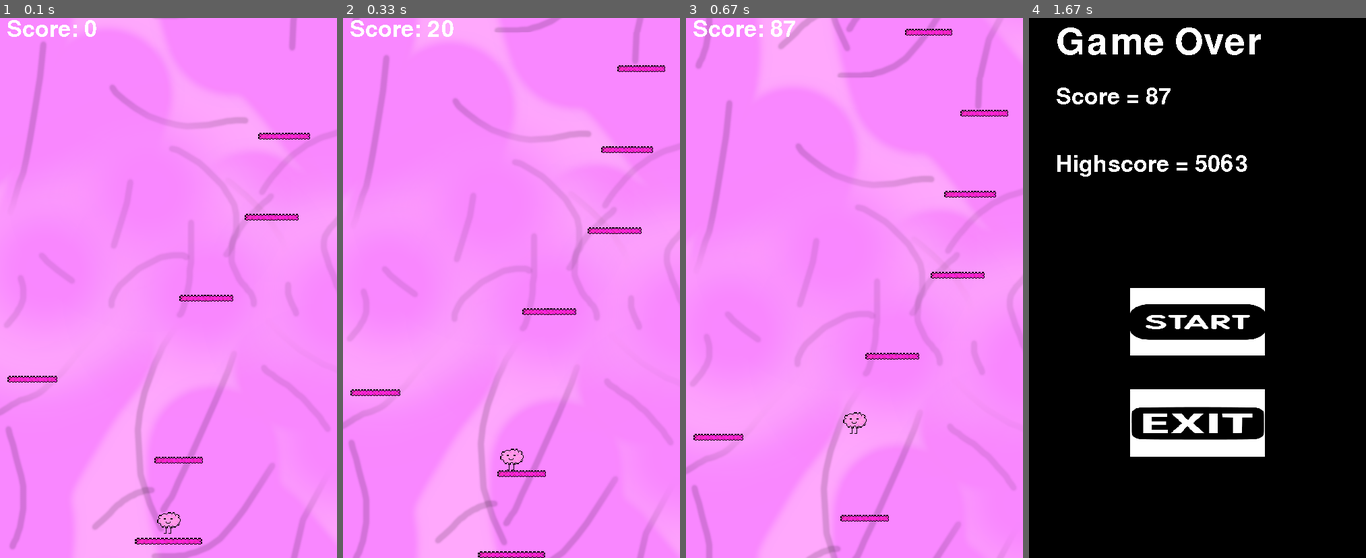
Above: before the commit, frames 1-4 (left to right).
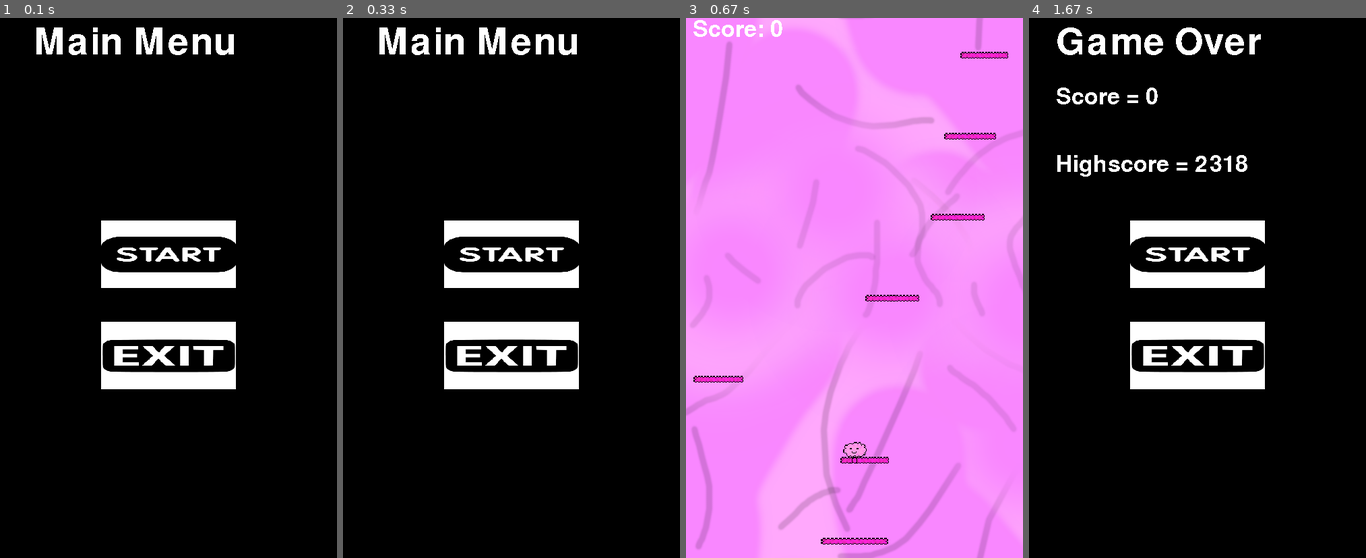
Above: after the commit, the same moments.

Repository: rico-0989903/WP1-BrainmanJump
Game: pygame game, started from game.py
Same seed, same stepped clock (60 frames per second), same inputs: the game is played once before the commit and once after it.
Inputs (mouse positions are in pixels of both pictures, inside the frame that each line leads up to):
- Up to frame 1 (0.1 s): no input
- Up to frame 2 (0.33 s): no input
- Up to frame 3 (0.67 s): press the mouse at (854, 255) at 0.37 s; move the mouse to (891, 266) at 0.47 s; release the mouse at (932, 277) at 0.6 s
- Up to frame 4 (1.67 s): hold D 0.67-1.13 s; move the mouse to (1184, 142) at 0.7 s; press the mouse at (1197, 255) at 1.2 s; move the mouse to (1157, 217) at 1.3 s; release the mouse at (1116, 180) at 1.43 s

The runs differ from the first frame. In frame 1, 100% of the frame differs, in the area x 0-100%, y 0-100%; in frame 2, 99%; in frame 3, 18%; in frame 4, 12%.

Commit message:
Game state instead of file changing

Diff:
--- a/deathscreen.py
+++ /dev/null
@@ -1,126 +0,0 @@
-import os
-
-import pygame
-
-pygame.init()
-pygame.font.init()
-# variables
-FPS = 60
-SCREEN_WIDTH = 500
-SCREEN_HEIGT = 800
-clock = pygame.time.Clock()
-MAX_PLATFORMS = 10
-score = 0
-highscore = 0
-# screen setup
-screen = pygame.display.set_mode((SCREEN_WIDTH, SCREEN_HEIGT))
-pygame.display.set_caption('BrainJump Menu')
-
-# Images in map
-start_img = pygame.image.load('images/start.png').convert_alpha()
-exit_img = pygame.image.load('images/exit.png').convert_alpha()
-credits_img = pygame.image.load('images/credits.png').convert_alpha()
-
-#button class
-class Button():
-    def __init__(self, x, y, image, scale):
-        #images Height and width info
-        #self.image = image
-        self.scale = (200, 100)
-        self.image = pygame.transform.scale(image, self.scale)
-
-        width = self.image.get_width()
-        height = self.image.get_width()
-
-        # Image size
-        #s
-
-       # Images rectangle
-
-        self.rect = self.image.get_rect()
-        self.rect.topleft = (x,y)
-        self.clicked = False
-# Buttoon on screen
-    def draw(self):
-        action = False
-        #cursor position on screen
-        pos = pygame.mouse.get_pos()
-
-        #Cursor coordinates
-        #print(pos)
-
-        #Mouse click Leftbutton:[0]
-        mouse_buttons = pygame.mouse.get_pressed()
-
-        if self.rect.collidepoint(pos):
-            if mouse_buttons[0] and self.clicked == False:
-                print("clicked")
-                self.clicked = True
-                action = True
-
-
-
-        #draw buttons on screen
-        screen.blit(self.image, (self.rect.x, self.rect.y))
-
-        return action
-
-start_button = Button(SCREEN_WIDTH// 2 - 100, 400, start_img, (200, 100))
-exit_button = Button(SCREEN_WIDTH// 2 - 100, 550, exit_img, (200, 100))
-
-scorefile = open("scores.txt", 'r')
-strscore = scorefile.read()
-score = int(strscore)
-
-highscorefile = open("highscore.txt", 'r')
-strhighscore = highscorefile.read()
-print(strhighscore)
-highscore = int(strhighscore)
-highscorefile.close()
-
-
-if score > highscore:
-    highscore = score
-    print(highscore)
-    highscorefile = open("highscore.txt", 'w')
-    highscorefile.write(str(highscore))
-    highscorefile.close()
-
-font = pygame.font.SysFont('Comic Sans', 80)
-scorefont = pygame.font.SysFont('Comic Sans', 50)
-text = font.render('Game Over', False, (255, 255, 255))
-scoretext = scorefont.render(f'Score = {score}', False, (255, 255, 255))
-highscoretext = scorefont.render(f'Highscore = {highscore}', False, (255, 255, 255))
-
-
-print(score)
-
-run = True
-os.system('taskkill /F /FI "WINDOWTITLE eq BrainJump" ')
-while run:
-
-    screen.fill((0,0,0))
-    screen.blit(text, (40, 10))
-    screen.blit(scoretext, (40, 100))
-    screen.blit(highscoretext, (40, 200))
-    start_button.draw()
-    exit_button.draw()
-
-
-
-
-
-    for event in pygame.event.get():
-
-        if event.type == pygame.QUIT:
-            run = False
-
-        if start_button.draw() == True:
-            os.system('python game.py')
-            run = False
-        if exit_button.draw() == True:
-            run = False
-
-    pygame.display.update()
-
-pygame.quit()
--- a/game.py
+++ b/game.py
@@ -11,16 +11,19 @@
 SCREEN_HEIGT = 800
 clock = pygame.time.Clock()
 MAX_PLATFORMS = 10
+MAIN_MENU = True
+GAME_OVER = False
 
 # Game variables
 SPEED = 12
 PLATFORM_SPACING = 120
-SCROLL = SCREEN_HEIGT - PLATFORM_SPACING
+SCROLL = SCREEN_HEIGT - 200
 GRAVITY = 0.25
 JUMP_STRENGTH = 2.4
 scrolled_dist = 0
 background_scroll = 0
 
+
 # screen setup
 screen = pygame.display.set_mode((SCREEN_WIDTH, SCREEN_HEIGT))
 pygame.display.set_caption('BrainJump')
@@ -29,10 +32,89 @@
 background_image = pygame.image.load('Assets/BG.png').convert_alpha()
 platform_image = pygame.image.load('Assets/Platforms.png').convert_alpha()
 brainman_sprite = pygame.image.load('Assets/BrainMan.png').convert_alpha()
+start_img = pygame.image.load('images/start.png').convert_alpha()
+exit_img = pygame.image.load('images/exit.png').convert_alpha()
 
 # Colors
 WHITE = (255, 255, 255)
 BLACK = (0, 0, 0)
+
+#MAIN MENU
+#button class
+class Buttondeath():
+    def __init__(self, x, y, image, scale):
+        #images Height and width info
+        #self.image = image
+        self.scale = (200, 100)
+        self.image = pygame.transform.scale(image, self.scale)
+        width = self.image.get_width()
+        height = self.image.get_width()
+        self.rect = self.image.get_rect()
+        self.rect.topleft = (x,y)
+        self.clicked = False
+# Buttoon on screen
+    def draw(self):
+        action = False
+        #cursor position on screen
+        pos = pygame.mouse.get_pos()
+        #Mouse click Leftbutton:[0]
+        mouse_buttons = pygame.mouse.get_pressed()
+
+        if self.rect.collidepoint(pos):
+            if mouse_buttons[0] and self.clicked == False:
+                print("clicked")
+                self.clicked = True
+                action = True
+        #draw buttons on screen
+        screen.blit(self.image, (self.rect.x, self.rect.y))
+
+        return action
+
+#buttons
+deathstart_button = Buttondeath(SCREEN_WIDTH// 2 - 100, 300, start_img, (200, 100))
+deathexit_button = Buttondeath(SCREEN_WIDTH// 2 - 100, 450, exit_img, (200, 100))
+
+#button class
+class Button():
+    def __init__(self, x, y, image, scale):
+        #images Height and width info
+        #self.image = image
+        self.scale = (200, 100)
+        self.image = pygame.transform.scale(image, self.scale)
+        width = self.image.get_width()
+        height = self.image.get_width()
+        self.rect = self.image.get_rect()
+        self.rect.topleft = (x,y)
+        self.clicked = False
+# Buttoon on screen
+    def draw(self):
+        action = False
+        #cursor position on screen
+        pos = pygame.mouse.get_pos()
+        #Mouse click Leftbutton:[0]
+        mouse_buttons = pygame.mouse.get_pressed()
+
+        if self.rect.collidepoint(pos):
+            if mouse_buttons[0] and self.clicked == False:
+                print("clicked")
+                self.clicked = True
+                action = True
+        #draw buttons on screen
+        screen.blit(self.image, (self.rect.x, self.rect.y))
+
+        return action
+
+#buttons
+start_button = Button(SCREEN_WIDTH// 2 - 100, 300, start_img, (200, 100))
+exit_button = Button(SCREEN_WIDTH// 2 - 100, 450, exit_img, (200, 100))
+
+#main menu text
+menufont = pygame.font.SysFont('Comic Sans', 80)
+text = menufont.render('Main Menu', False, (255, 255, 255))
+
+
+
+
 
 #Game functions
 def scrollingbackground(background_scroll):
@@ -103,10 +185,9 @@
             self.rect.x = 0
 
         # temp bottom screen collision
-        if brainman.rect.top > SCREEN_HEIGT + 50:
-            with open("scores.txt", 'w') as scorefile:
-                scorefile.write(str(int(score)))
-            os.system('python deathscreen.py')
+
+
+
 
         # platform collision
         for platform in platform_group:
@@ -144,46 +225,119 @@
 font = pygame.font.SysFont('Comic Sans', 50)
 #text = font.render(f'Score: {score}', False, (255, 255, 255))
 
+#MAIN MENU DRAW
+screen.fill((0,0,0))
+screen.blit(text, (50, 10))
+start_button.draw()
+exit_button.draw()
+
+#GAME OVER MENU
+
+highscorefile = open("highscore.txt", 'r')
+strhighscore = highscorefile.read()
+print(strhighscore)
+highscore = int(strhighscore)
+highscorefile.close()
+
+
+
+
+deathfont = pygame.font.SysFont('Comic Sans', 80)
+scorefont = pygame.font.SysFont('Comic Sans', 50)
+deathtext = deathfont.render('Game Over', False, (255, 255, 255))
+
+PLAYER_MADE = False
 # game loop
 run = True
 brainman = Player(SCREEN_WIDTH // 2, SCREEN_HEIGT - 50)
-os.system('taskkill /F /FI "WINDOWTITLE eq BrainJump Menu" ')
+
 while run:
-    #set framerate
     clock.tick(FPS)
 
-    #checks player movement
-    scroll = brainman.MoveCheck()
-
-    # drawing
-    background_scroll += scroll
-    if background_scroll >= background_image.get_height():
-        background_scroll = 0
-    scrollingbackground(background_scroll)
-
-    #score text
-    text = font.render(f'Score: {int(score)}', False, (255, 255, 255))
-    screen.blit(text, (10,0))
-
-    #Platform generating
-    if len(platform_group) < MAX_PLATFORMS:
-        p_w = random.randint(70, 80)
-        p_x = random.randint(0, SCREEN_WIDTH - p_w)
-        p_y = platform.rect.y - PLATFORM_SPACING
-        platform = Platform(p_x, p_y, p_w)
-        platform_group.add(platform)
-
-
-    #movement set
-    platform_group.update(scroll)
-
-    platform_group.draw(screen)
-    brainman.draw()
-    score = score + scroll
+#GAME ITSELF
+    if MAIN_MENU == False and GAME_OVER == False:
+        #checks player movement
+
+        scroll = brainman.MoveCheck()
+
+        # drawing
+        background_scroll += scroll
+        if background_scroll >= background_image.get_height():
+            background_scroll = 0
+        scrollingbackground(background_scroll)
+
+        #score text
+        text = font.render(f'Score: {int(score)}', False, (255, 255, 255))
+        screen.blit(text, (10,0))
+
+        #Platform generating
+        if len(platform_group) < MAX_PLATFORMS:
+            p_w = random.randint(70, 80)
+            p_x = random.randint(0, SCREEN_WIDTH - p_w)
+            p_y = platform.rect.y - PLATFORM_SPACING
+            platform = Platform(p_x, p_y, p_w)
+            platform_group.add(platform)
+
+
+        #movement set
+        platform_group.update(scroll)
+
+        platform_group.draw(screen)
+        brainman.draw()
+        score = score + scroll
+        if brainman.rect.top > SCREEN_HEIGT + 50:
+            GAME_OVER = True
+
+
+
+    #GAME OVER MENU
+    if GAME_OVER == True:
+
+        if score > highscore:
+            highscore = int(score)
+            print(highscore)
+            highscorefile = open("highscore.txt", 'w')
+            highscorefile.write(str(highscore))
+            highscorefile.close()
+
+        scoretext = scorefont.render(f'Score = {int(score)}', False, (255, 255, 255))
+        highscoretext = scorefont.render(f'Highscore = {highscore}', False, (255, 255, 255))
+        screen.fill((0,0,0))
+        screen.blit(deathtext, (40, 10))
+        screen.blit(scoretext, (40, 100))
+        screen.blit(highscoretext, (40, 200))
+        deathstart_button.draw()
+        deathexit_button.draw()
+
     # events
     for event in pygame.event.get():
         if event.type == pygame.QUIT:
             run = False
+        if MAIN_MENU == True:
+            if start_button.draw() == True:
+                MAIN_MENU = False
+            if exit_button.draw() == True:
+                run = False
+        if GAME_OVER == True:
+            deathstart_button.clicked = False
+
+            if deathstart_button.draw() == True:
+                highscorefile = open("highscore.txt", 'r')
+                strhighscore = highscorefile.read()
+                print(strhighscore)
+                highscore = int(strhighscore)
+                highscorefile.close()
+                score = 0
+                scroll = 0
+                brainman.rect.center = (SCREEN_WIDTH // 2, SCREEN_HEIGT - 150)
+                platform_group.empty()
+                platform = Platform(SCREEN_WIDTH // 2 - 50, SCREEN_HEIGT - 30, 100)
+                platform_group.add(platform)
+
+                GAME_OVER = False
+                pygame.time.wait(500)
+            if deathexit_button.draw() == True:
+                run = False
 
 
     pygame.display.update()
--- a/highscore.txt
+++ b/highscore.txt
@@ -1 +1 @@
-5063
+2318
--- a/mainscreen.py
+++ /dev/null
@@ -1,83 +0,0 @@
-import os
-
-import pygame
-
-pygame.init()
-pygame.font.init()
-
-# variables
-FPS = 60
-SCREEN_WIDTH = 500
-SCREEN_HEIGT = 800
-clock = pygame.time.Clock()
-MAX_PLATFORMS = 10
-
-# screen setup
-screen = pygame.display.set_mode((SCREEN_WIDTH, SCREEN_HEIGT))
-pygame.display.set_caption('BrainJump Menu')
-
-# Images in map
-start_img = pygame.image.load('images/start.png').convert_alpha()
-exit_img = pygame.image.load('images/exit.png').convert_alpha()
-credits_img = pygame.image.load('images/credits.png').convert_alpha()
-
-#button class
-class Button():
-    def __init__(self, x, y, image, scale):
-        #images Height and width info
-        #self.image = image
-        self.scale = (200, 100)
-        self.image = pygame.transform.scale(image, self.scale)
-        width = self.image.get_width()
-        height = self.image.get_width()
-        self.rect = self.image.get_rect()
-        self.rect.topleft = (x,y)
-        self.clicked = False
-# Buttoon on screen
-    def draw(self):
-        action = False
-        #cursor position on screen
-        pos = pygame.mouse.get_pos()
-        #Mouse click Leftbutton:[0]
-        mouse_buttons = pygame.mouse.get_pressed()
-
-        if self.rect.collidepoint(pos):
-            if mouse_buttons[0] and self.clicked == False:
-                print("clicked")
-                self.clicked = True
-                action = True
-        #draw buttons on screen
-        screen.blit(self.image, (self.rect.x, self.rect.y))
-
-        return action
-
-# buttons
-start_button = Button(SCREEN_WIDTH// 2 - 100, 300, start_img, (200, 100))
-exit_button = Button(SCREEN_WIDTH// 2 - 100, 450, exit_img, (200, 100))
-
-# main screen text
-font = pygame.font.SysFont('Comic Sans', 80)
-text = font.render('Main Menu', False, (255, 255, 255))
-
-
-run = True
-os.system('taskkill /F /FI "WINDOWTITLE eq BrainJump" ')
-while run:
-
-    screen.fill((0,0,0))
-    screen.blit(text, (50, 10))
-    start_button.draw()
-    exit_button.draw()
-
-    for event in pygame.event.get():
-        if event.type == pygame.QUIT:
-            run = False
-        if start_button.draw() == True:
-            os.system('python game.py')
-            run = False
-        if exit_button.draw() == True:
-            run = False
-
-    pygame.display.update()
-
-pygame.quit()
--- a/scores.txt
+++ /dev/null
@@ -1 +0,0 @@
-3691
